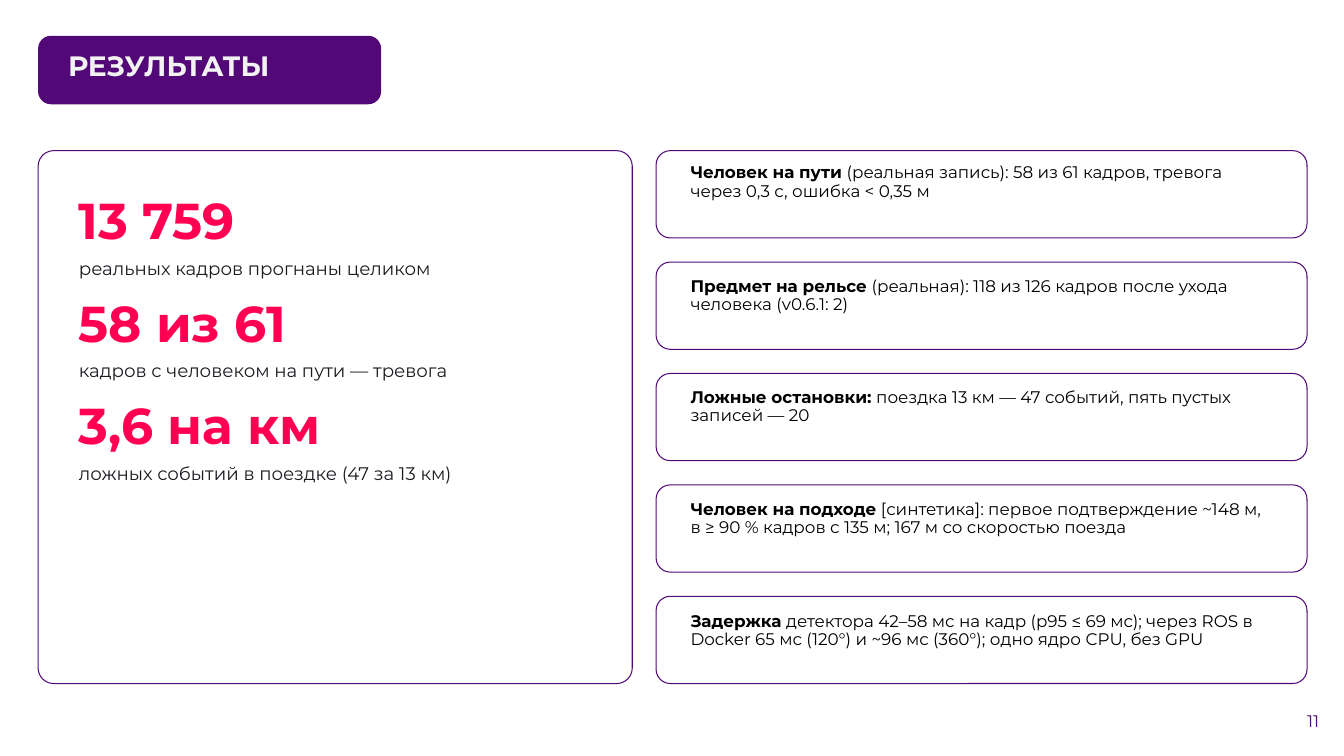
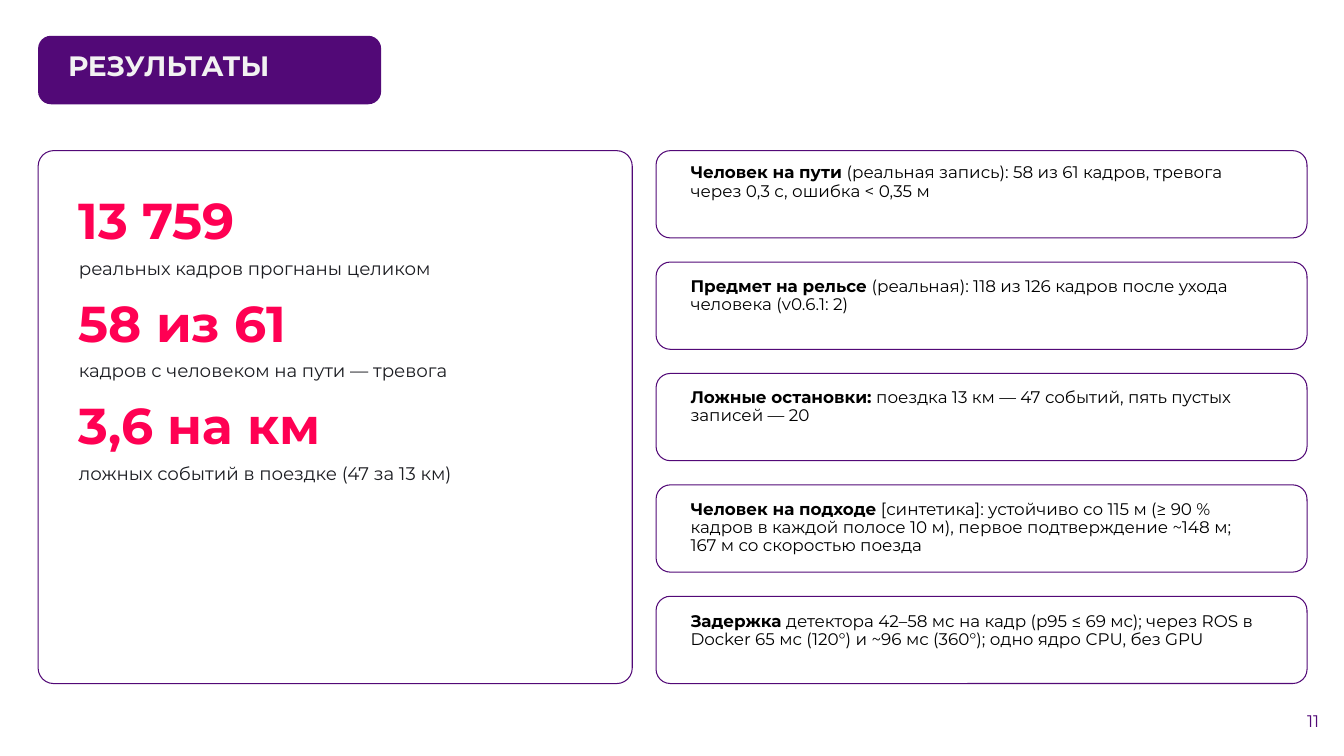
Before and after one commit to pmixay/ReSense, a slide deck: slide 11 of docs/presentation/ReSense_LCT2026.pptx. Drawn at 1344x756 pixels with LibreOffice and Linux fonts; fonts in the diff are those of the drawing; background and template pictures are left out. Boxes give left, top, right and bottom in pixels: in the first picture for what was removed or moved away, otherwise in the second. Text is boxed around its words. In the diff, an @@ line names an element or a change of style, - is before the commit and + after.

```diff
--- a/docs/presentation/ReSense_LCT2026.pptx
+++ b/docs/presentation/ReSense_LCT2026.pptx
@@ text at (691, 502, 1231, 555): text changed @@
-Человек на подходе [синтетика]: первое подтверждение ~148 м, в ≥ 90 % кадров с 135 м; 167 м со скоростью поезда
+Человек на подходе [синтетика]: устойчиво со 115 м (≥ 90 % кадров в каждой полосе 10 м), первое подтверждение ~148 м; 167 м со скоростью поезда
```
Also in this commit, not shown: 2 other slides changed, 1 other file.
